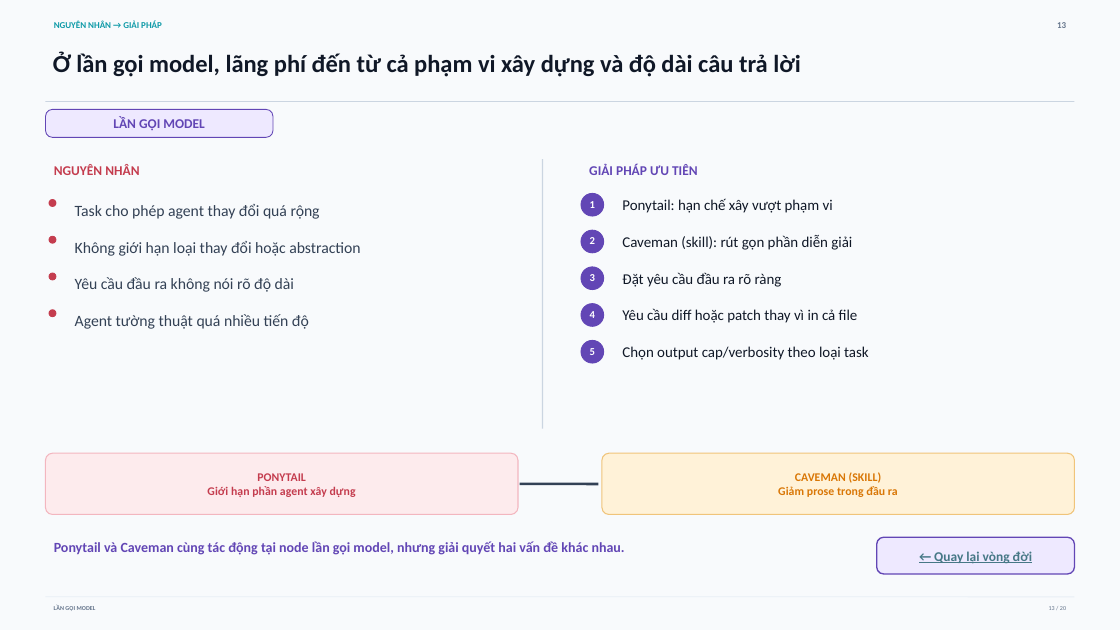
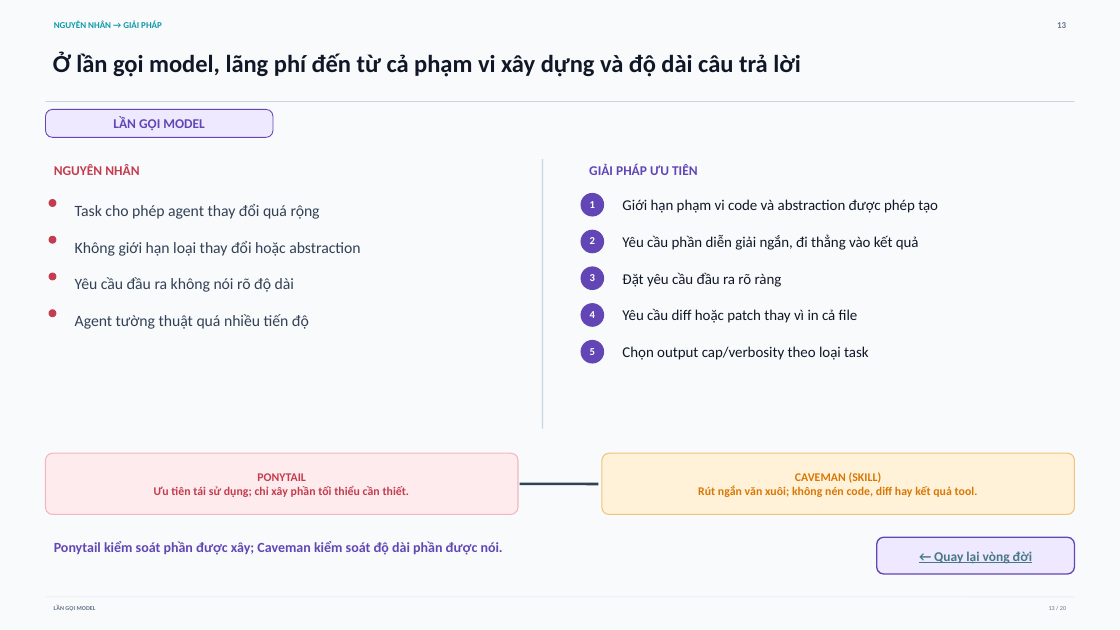
Before and after one commit to dungnm02/token-optimizer, a slide deck: slide 13 of slides/token-optimizer-reworked-deck.pptx. Drawn at 1120x630 pixels with LibreOffice and Linux fonts; fonts in the diff are those of the drawing. Boxes give left, top, right and bottom in pixels: in the first picture for what was removed or moved away, otherwise in the second. Text is boxed around its words. In the diff, an @@ line names an element or a change of style, - is before the commit and + after.

```diff
--- a/slides/token-optimizer-reworked-deck.pptx
+++ b/slides/token-optimizer-reworked-deck.pptx
@@ text at (622, 199, 938, 213): text changed @@
-Ponytail: hạn chế xây vượt phạm vi
+Giới hạn phạm vi code và abstraction được phép tạo
@@ text at (622, 234, 919, 250): text changed @@
-Caveman (skill): rút gọn phần diễn giải
+Yêu cầu phần diễn giải ngắn, đi thẳng vào kết quả
@@ text at (154, 486, 410, 497): text changed @@
-Giới hạn phần agent xây dựng
+Ưu tiên tái sử dụng; chỉ xây phần tối thiểu cần thiết.
@@ text at (698, 486, 978, 497): text changed @@
-Giảm prose trong đầu ra
+Rút ngắn văn xuôi; không nén code, diff hay kết quả tool.
@@ text at (54, 541, 503, 555): text changed @@
-Ponytail và Caveman cùng tác động tại node lần gọi model, nhưng giải quyết hai vấn đề khác nhau.
+Ponytail kiểm soát phần được xây; Caveman kiểm soát độ dài phần được nói.
```
Also in this commit, not shown: 3 other slides changed, 1 other file.
